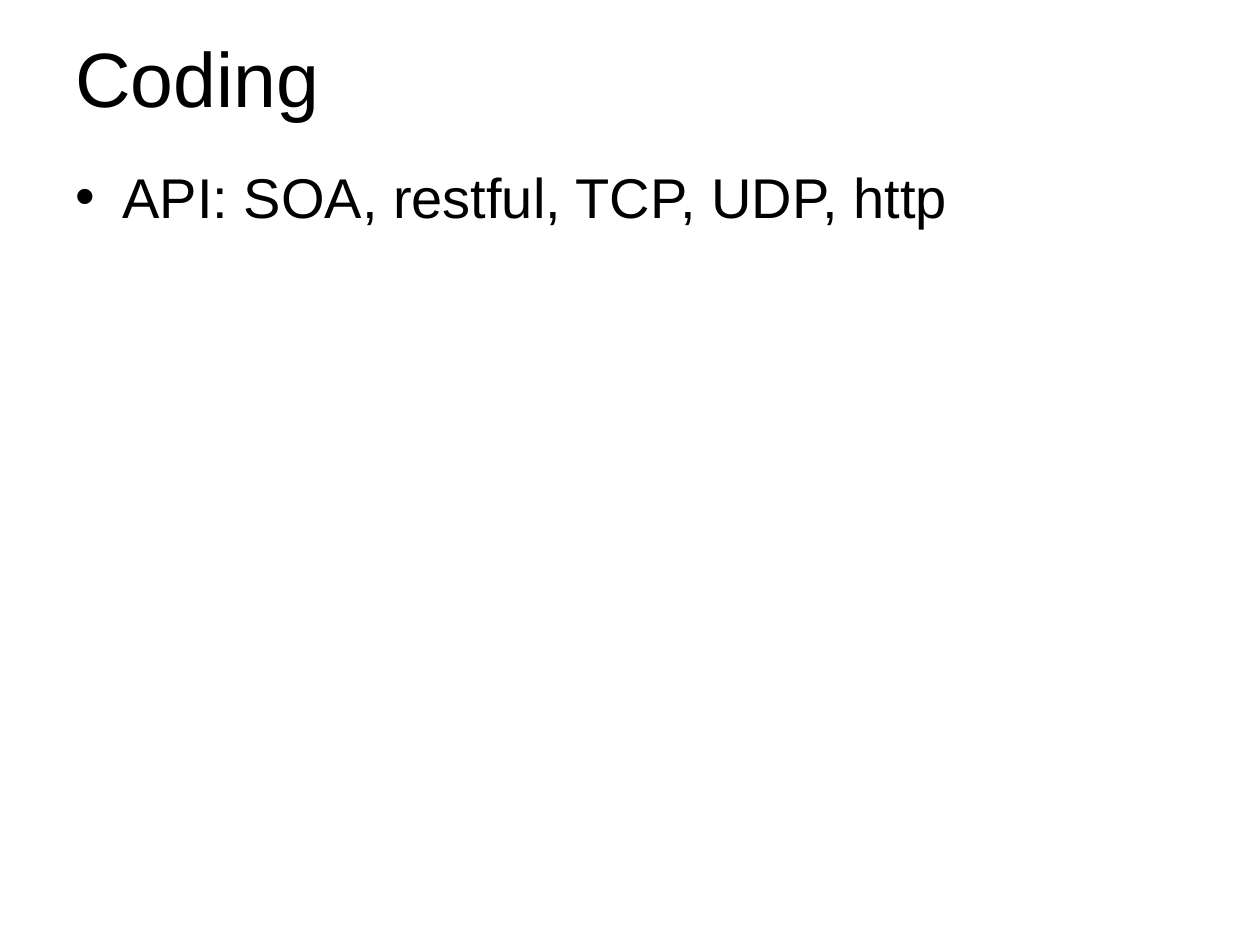
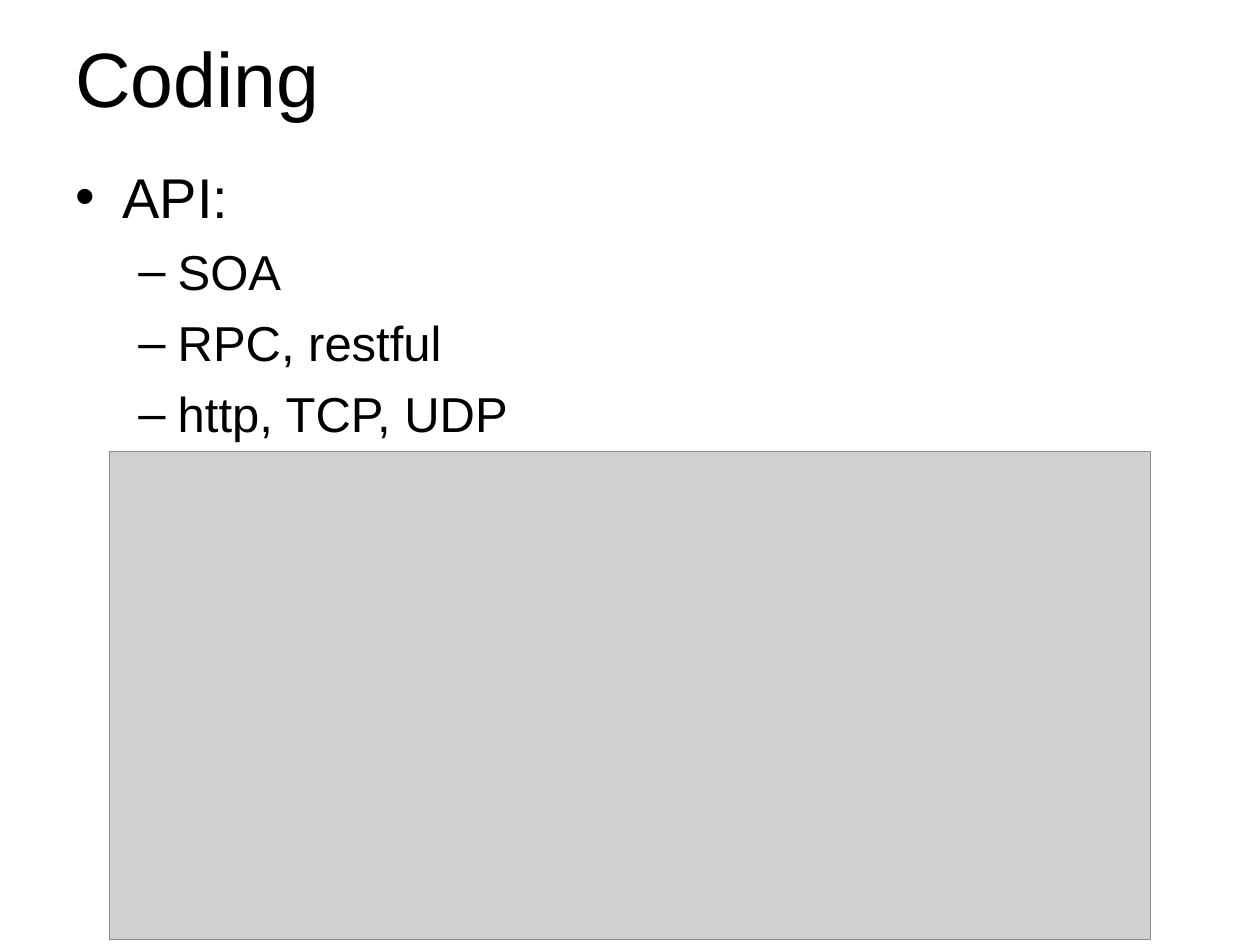
Before and after one commit to Wang-Ray/notes, a slide deck: slide 22 of Architect.ppt (slide 23 before the commit). Drawn at 1260x945 pixels with LibreOffice and Linux fonts; fonts in the diff are those of the drawing; grey boxes stand for pictures; background and template pictures are left out. Boxes give left, top, right and bottom in pixels: in the first picture for what was removed or moved away, otherwise in the second. Text is boxed around its words. In the diff, an @@ line names an element or a change of style, - is before the commit and + after.

```diff
--- a/Architect.ppt
+++ b/Architect.ppt
@@ text at (x1=123, y1=179, x2=507, y2=442): text changed; size 32 to 28 pt @@
-• API: SOA, restful, TCP, UDP, http
+• API:
+  – SOA
+  – RPC, restful
+  – http, TCP, UDP
@@ picture added at (x1=110, y1=451, x2=1150, y2=940) @@
```
Also in this commit, not shown: 12 other slides changed, 1 slide added, 2 slides removed, 1 other file.
